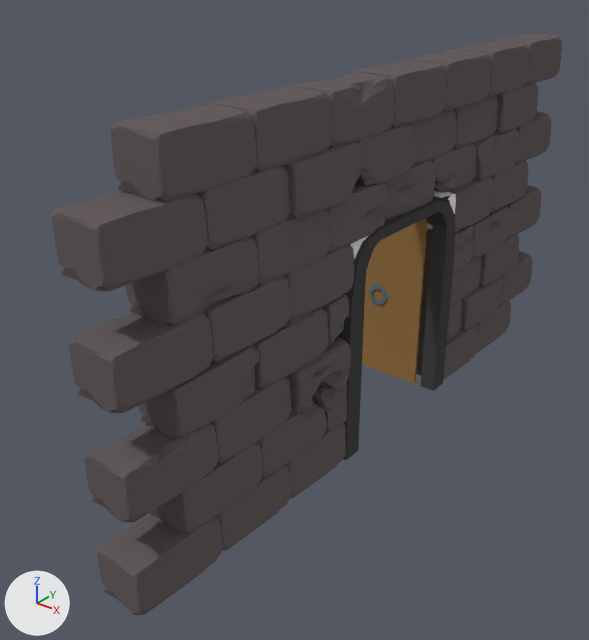
The Blender file Assets/objects/doorway.blend: old version first, new version second.
The view is the same before and after, from a 50 mm camera at (9.09, -12.99, 10.59) aimed at (-1.17, -0.17, 2.64). Arrows for +X, +Y and +Z are at lower left; the lights stay in place.

Before the edit, the objects in view are built like this:
```python
me_cube_010 = bpy.data.meshes.new('Cube.010')
me_cube_010.from_pydata(...)  # 5306 vertices, 10420 faces; spans x -1.4..1.3, y -14.1..1.0, z -3.0..12.9
me_cube_010.materials.append(mat_material_011)  # dark grey #685f5f
me_plane = bpy.data.meshes.new('Plane')
me_plane.from_pydata(...)  # 72 vertices, 64 faces; spans x -3.51..3.51, y -1.0..3.49, z 0.0..0.24
me_plane.materials.append(mat_material_004)  # dark grey #474747
me_plane_005 = bpy.data.meshes.new('Plane.005')
me_plane_005.from_pydata(...)  # 64 vertices, 54 faces; spans x -3.68..3.0, y 0.0..1.75, z -0.09..0.07
# faces by material slot: [12, 42]
me_plane_005.materials.append(mat_material_003)  # brown #9b7749
me_plane_005.materials.append(mat_material_002)  # blue #5a758d
ob_cube_009 = bpy.data.objects.new('Cube.009', me_cube_010)
ob_cube_009.location = (0.25, 7.47, 1.57)
ob_cube_009.scale = (0.5, 1.0, 0.5)
ob_plane = bpy.data.objects.new('Plane', me_plane)
ob_plane.location = (0.4, 0.15, 2.59)
ob_plane.rotation_euler = (0.0, 1.571, 0.0)  # degrees (0, 90, 0)
ob_plane.scale = (0.721, 0.945, 1.56)
ob_plane_002 = bpy.data.objects.new('Plane.002', me_plane_005)
ob_plane_002.location = (0.21, 2.98, 2.22)
ob_plane_002.rotation_euler = (1.599, 1.571, 0.0)  # degrees (92, 90, 0)
ob_plane_002.scale = (0.721, -0.945, 0.721)
```
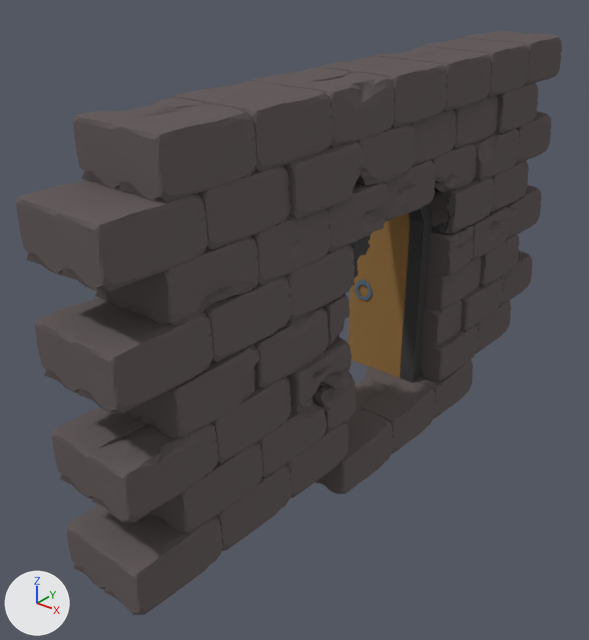
Changed parts and their boxes (x1, y1, x2, y2) in the pictures (589 x 640 px):
'Cube.010', added
    after: (16, 31, 525, 589)
'Plane', moved
    before: (338, 199, 455, 460)
    after: (338, 204, 432, 383)
'Plane.002', moved
    before: (362, 218, 427, 384)
    after: (348, 214, 410, 378)
'Cube.018', added
    after: (315, 359, 473, 494)

What changed in the scene script:
```text
Add me_cube_027:
    me_cube_027.from_pydata(...)  # 5609 vertices, 11014 faces; spans x -1.4..1.3, y -6.0..9.2, z -1.0..16.9
    me_cube_027.materials.append(mat_material_011)  # dark grey #685f5f
Add me_cube_060:
    me_cube_060.from_pydata(...)  # 3405 vertices, 6798 faces; spans x -1.01..1.02, y -5.0..1.03, z -1.04..0.99
    me_cube_060.materials.append(mat_material_011)  # dark grey #685f5f
Change ob_plane_002:
    ob_plane_002.location: (0.21, 2.98, 2.22) -> (-0.23, 2.98, 2.22)
Change ob_plane:
    ob_plane.location: (0.4, 0.15, 2.59) -> (-0.2, 0.15, 2.59)
Add ob_cube_010:
    ob_cube_010 = bpy.data.objects.new('Cube.010', me_cube_027)
    ob_cube_010.location = (-0.65, -0.62, -0.41)
    ob_cube_010.scale = (0.5, 1.0, 0.5)
Add ob_cube_018:
    ob_cube_018 = bpy.data.objects.new('Cube.018', me_cube_060)
    ob_cube_018.location = (0.28, 4.16, -0.41)
    ob_cube_018.scale = (0.5, 1.0, 0.5)
```
